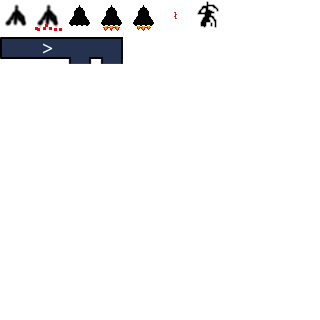
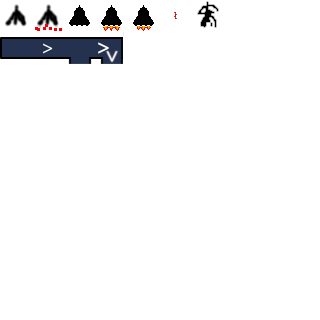
Two versions of the same layered image (320 x 320). Layer-by-layer changes:
painted on "Pasted Layer #2" over 98, 42, 119, 63
